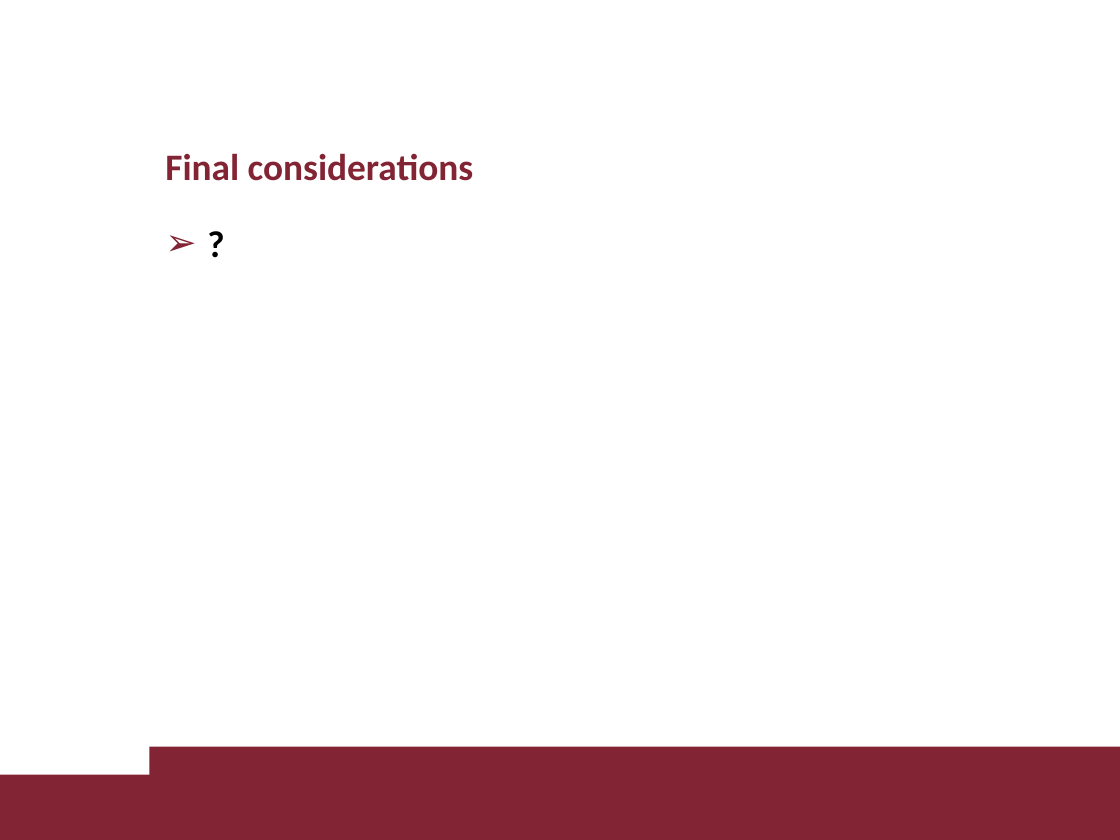
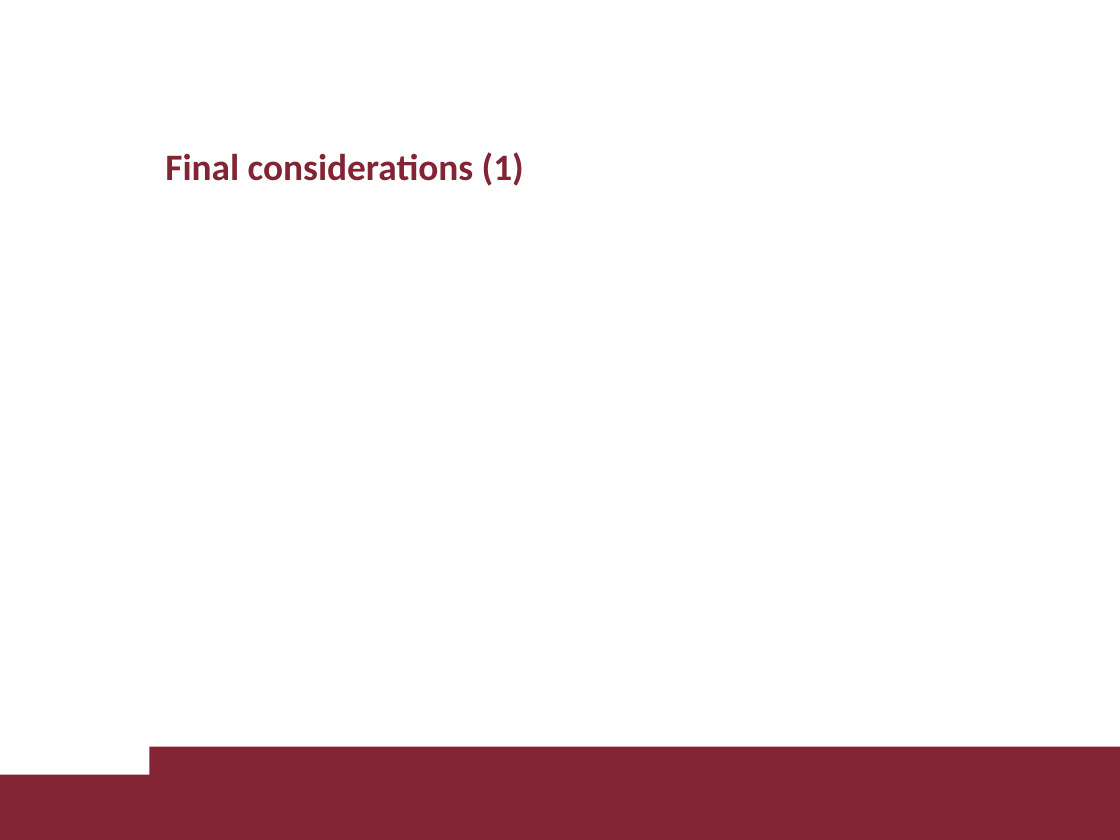
Before and after one commit to lorenzo-di-luccio/RL_Project, a slide deck: slide 22 of slides/diluccio_giamba_RL_project.pptx. Drawn at 1120x840 pixels with LibreOffice and Linux fonts; fonts in the diff are those of the drawing; grey boxes stand for pictures; background and template pictures are left out. Boxes give left, top, right and bottom in pixels: in the first picture for what was removed or moved away, otherwise in the second. Text is boxed around its words. In the diff, an @@ line names an element or a change of style, - is before the commit and + after.

```diff
--- a/slides/diluccio_giamba_RL_project.pptx
+++ b/slides/diluccio_giamba_RL_project.pptx
@@ title at [165, 152, 524, 186]: text changed @@
-Final considerations
+Final considerations (1)
@@ text removed at [155, 215, 1063, 719] @@
-➢ ?
```
Also in this commit, not shown: 6 other slides changed, 2 slides added, 4 other files.
